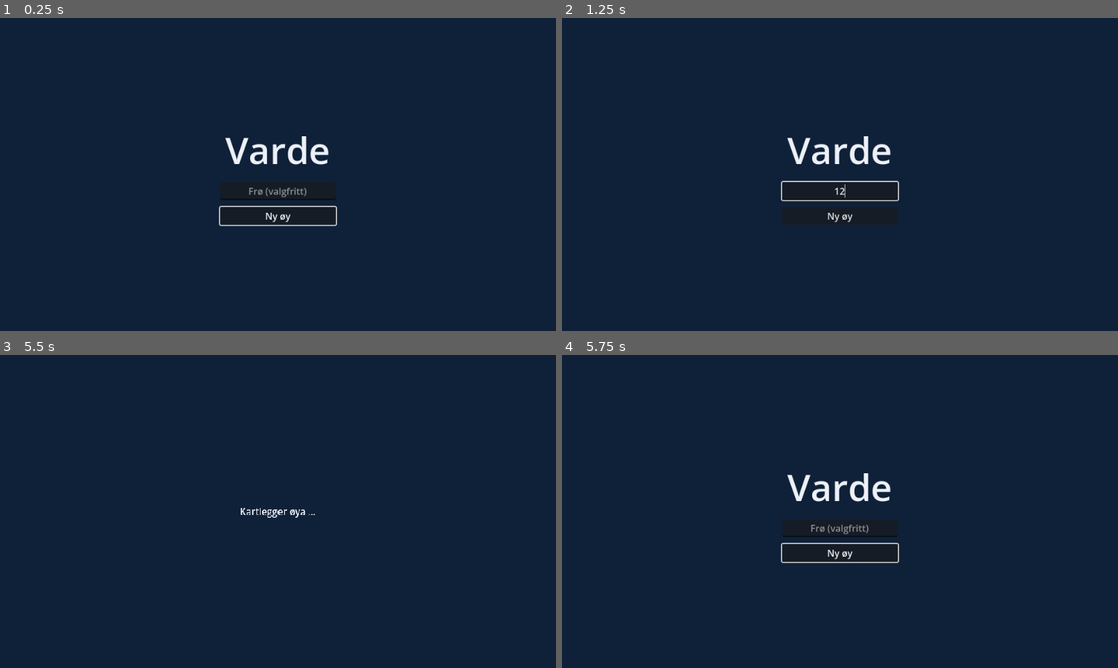
Above: before the commit, frames 1-4 (two rows, left to right).
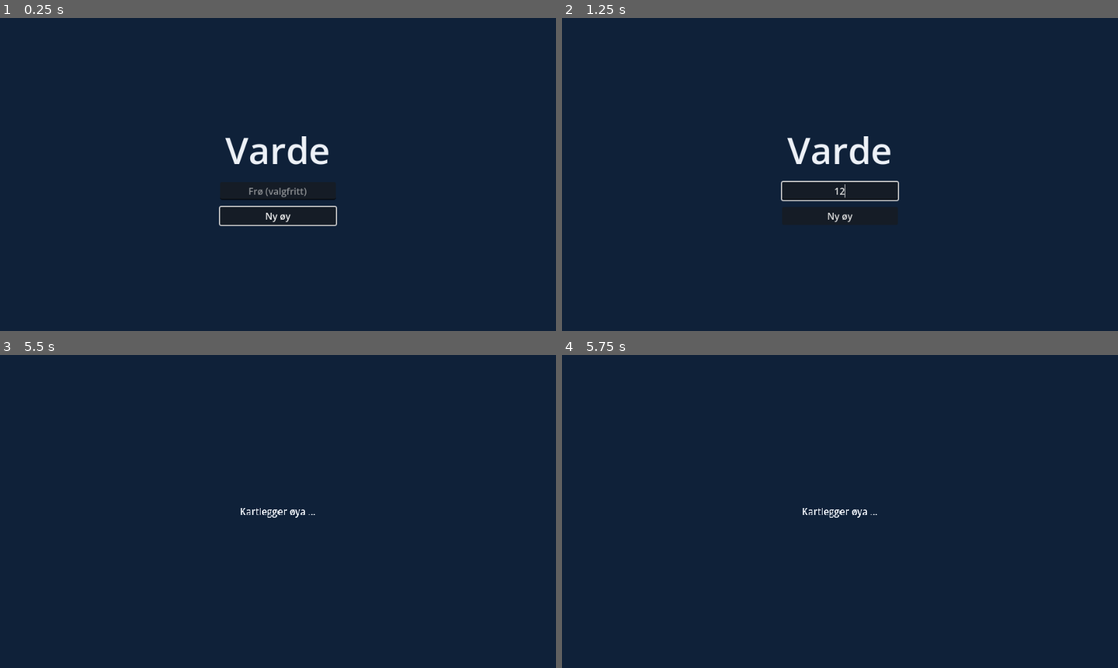
Above: after the commit, the same moments.

Repository: stommeras/varde
Game: Godot game, scene res://game/title_screen.tscn
Two runs of this game, one before a commit and one after it. Both use one fixed random seed, a clock stepped at 60 frames per second and the inputs below.
Inputs (mouse positions are in pixels of both pictures, inside the frame that each line leads up to):
- Up to frame 1 (0.25 s): no input
- Up to frame 2 (1.25 s): click (840, 190) at 0.52 s; type "12" at 0.6 s
- Up to frame 3 (5.5 s): click "Ny øy" at 1.25 s; tap Enter at 2, 3.5, 5 s; move the mouse to (400, 495) at 2.02 s; hold Right (ui_right) 2.03-2.75 s; click (400, 495) at 2.17 s; tap Space at 2.75, 4.25 s; drag from (166, 527) to (250, 574) at 2.77 s; move the mouse to (333, 442) at 3.52 s; hold Right (ui_right) 3.53-4.25 s; drag from (250, 574) to (111, 464) at 4.27 s; move the mouse to (444, 558) at 5.02 s; hold Left (ui_left) from 5.03 s (still down)
- Up to frame 4 (5.75 s): keep holding Left (ui_left); tap Escape (ui_cancel) at 5.65 s

Frames 1-3 are identical in both runs. In frame 4, 1.3% of the frame differs, in the area x 39-61%, y 37-67%.

Commit message:
fix: ignore Escape while the island generates, so leaving can't freeze the window
Co-Authored-By: Claude Opus 5.5 <noreply@anthropic.com>

Diff:
--- a/game/game.gd
+++ b/game/game.gd
@@ -1,8 +1,8 @@
 class_name Game
 extends Node3D
 ## One run on one island. The island generates on a background thread behind "Kartlegger øya" and
-## then shows through the game camera at the view values in SPEC.md. Escape ends the run and goes
-## back to the title screen.
+## then shows through the game camera at the view values in SPEC.md. Once the island shows, Escape
+## ends the run and goes back to the title screen.
 
 const TITLE_SCREEN: String = "res://game/title_screen.tscn"
 
@@ -11,6 +11,9 @@
 var _terrain := IslandTerrain.new()
 var _camera := GameCamera.new()
 var _loader := IslandLoader.new()
+## False while the island generates. Leaving then would join the generator thread on the main thread
+## and freeze the window for the rest of the load, about 3 s.
+var _loaded: bool = false
 
 
 func _ready() -> void:
@@ -27,9 +30,10 @@
 
 
 func _unhandled_input(event: InputEvent) -> void:
-	if event.is_action_pressed("ui_cancel"):
+	if _loaded and event.is_action_pressed("ui_cancel"):
 		get_tree().change_scene_to_file(TITLE_SCREEN)
 
 
 func _on_loaded(island: IslandData, meshes: Array[ArrayMesh], _msec: int) -> void:
 	_terrain.show_island(meshes, island)
+	_loaded = true
Not shown, changed: SPEC.md
